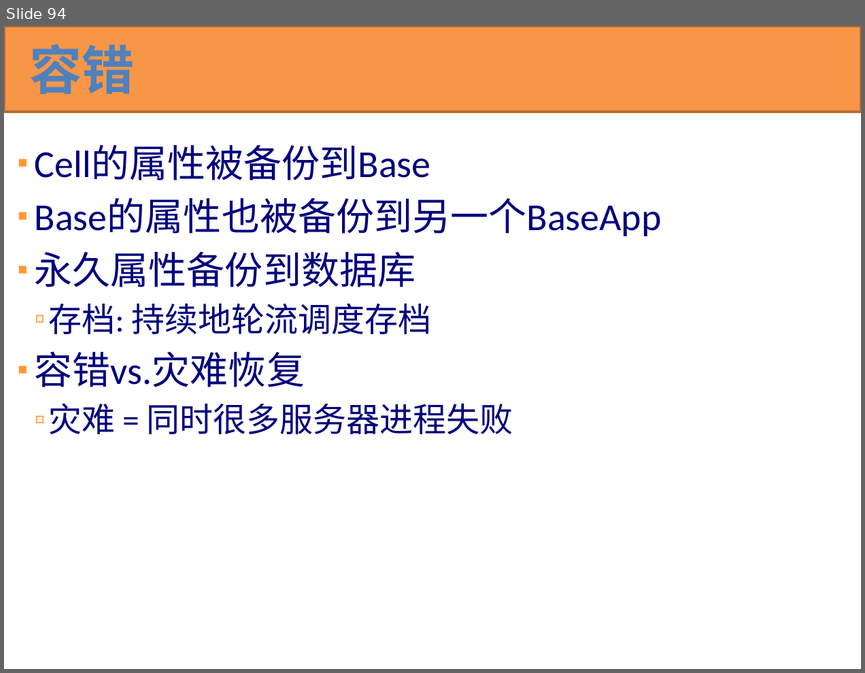
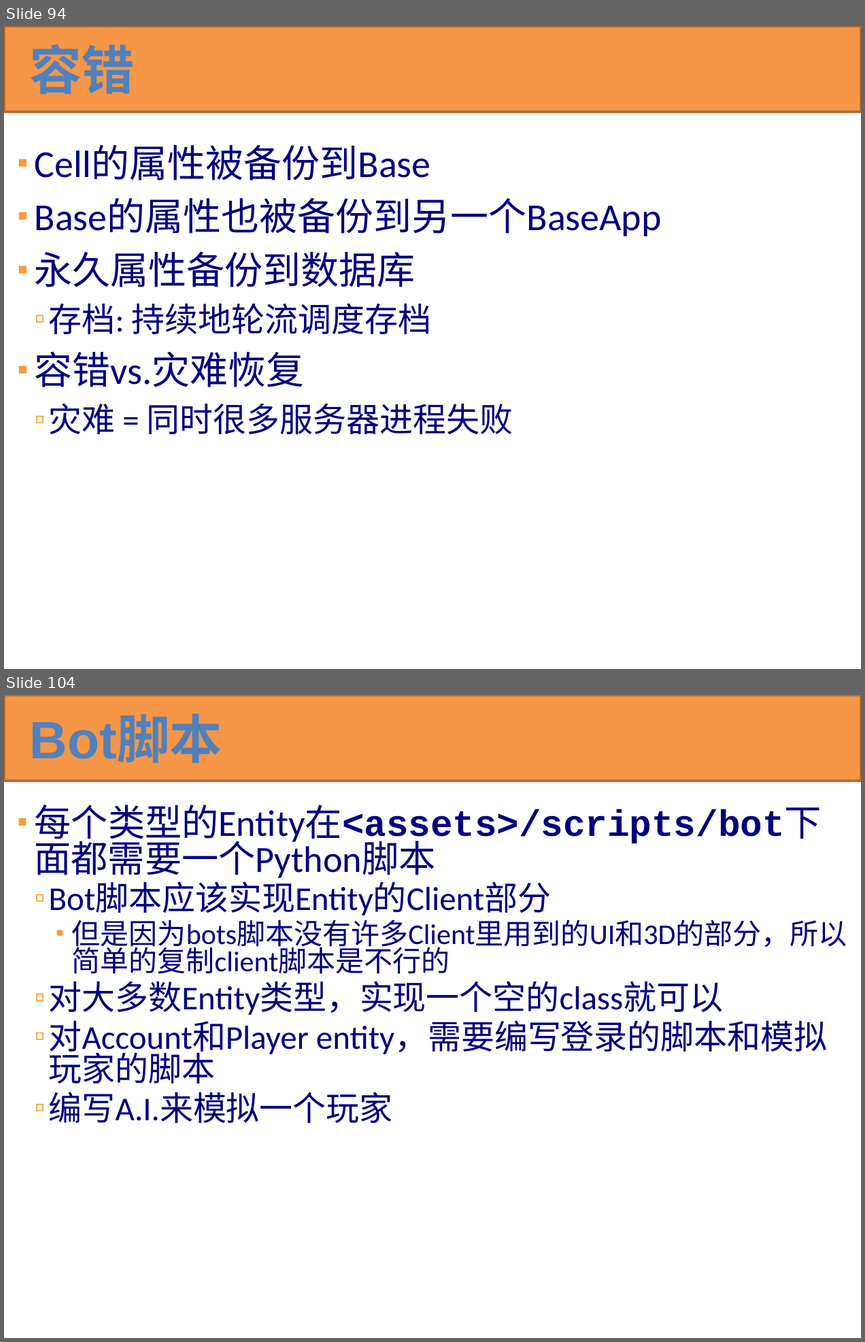
Before and after one commit to kbengine/kbengine_docs, a slide deck: KBEngine技术预览.pptx. Shown one above the other, each under a label of ours: slide 94 before the commit, slides 94 and 104 after it; the slides between them are not shown. The pictures are 865x673 and 865x1342 pixels, drawn with LibreOffice and Linux fonts; fonts in the diff are those of the drawing. Boxes give left, top, right and bottom in pixels: in the first picture for what was removed or moved away, otherwise in the second. Text is boxed around its words. In the diff, an @@ line names an element or a change of style, - is before the commit and + after.

```diff
--- a/KBEngine技术预览.pptx
+++ b/KBEngine技术预览.pptx
@@ slide 104 added at <box>4,695,861,1338</box>, background #FFFFFF @@
@@ rectangle added at <box>4,695,861,781</box>, fill #F79646, outline #B76F34 2 pt @@
@@ title added at <box>29,717,222,763</box>, 44.1 pt, text #4F81BD, bold @@
+Bot脚本
@@ text added at <box>35,804,847,1123</box>, 28 pt, text #00007D @@
+▪ 每个类型的Entity在<assets>/scripts/bot下面都需要一个Python脚本
+  ▫ Bot脚本应该实现Entity的Client部分
+    ▪ 但是因为bots脚本没有许多Client里用到的UI和3D的部分，所以简单的复制client脚本是不行的
+  ▫ 对大多数Entity类型，实现一个空的class就可以
+  ▫ 对Account和Player entity，需要编写登录的脚本和模拟玩家的脚本
+  ▫ 编写A.I.来模拟一个玩家
```
Also in this commit, not shown: 13 other slides added.
